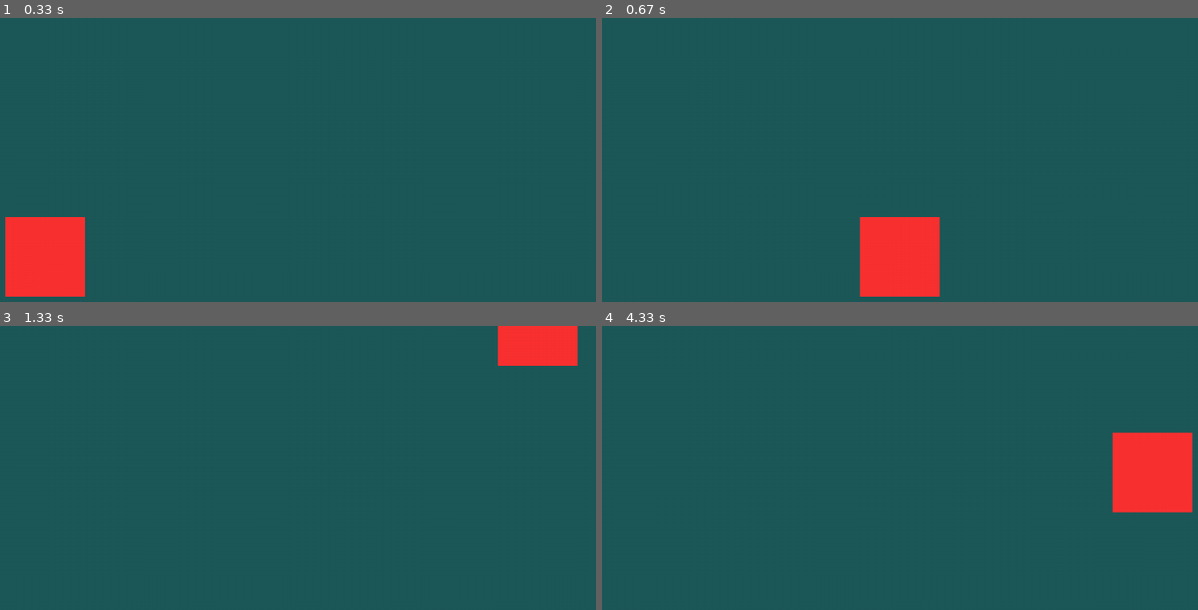
Above: before the commit, frames 1-4 (two rows, left to right).
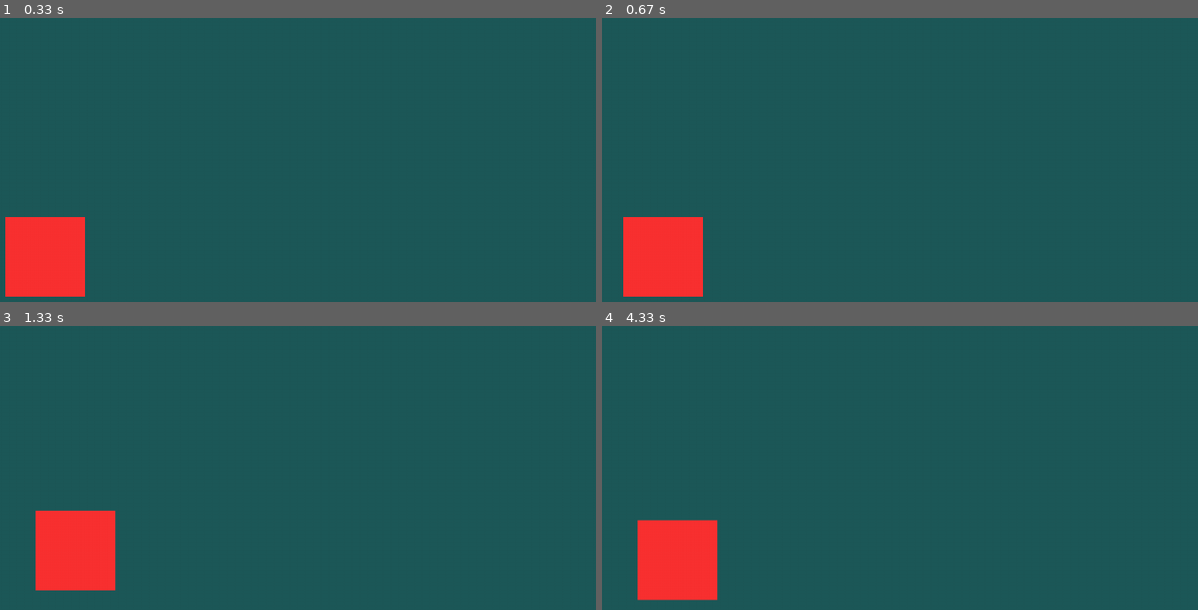
Above: after the commit, the same moments.

Repository: PavelAltynnikov/pygame-controls
Game: pygame game, started from main.py
Two runs of this game, one before a commit and one after it. Both use one fixed random seed, a clock stepped at 60 frames per second and the inputs below.
Inputs:
- Up to frame 1 (0.33 s): no input
- Up to frame 2 (0.67 s): hold Right from 0.33 s (still down)
- Up to frame 3 (1.33 s): release Right at 0.8 s; hold Up 0.83-1.13 s; hold Right from 1.17 s (still down)
- Up to frame 4 (4.33 s): release Right at 1.63 s; hold Left 1.67-2.2 s; hold Down 2.23-2.53 s; hold Left 2.57-2.97 s; hold Up 3-3.37 s; hold Right 3.4-4.03 s; hold Down from 4.07 s (still down)

Frame 1 is identical in both runs. In frame 2, 7.5% of the frame differs, in the area x 3-57%, y 70-99%; in frame 3, 5.7%; in frame 4, 7.7%, in the area x 5-100%, y 37-97%.

Commit message:
move user movings to own function

Diff:
--- a/main.py
+++ b/main.py
@@ -26,25 +26,41 @@
 
 
 def event_handler(rect, is_quit, events):
+
     for event in events:
-        # print(event.type)
         if is_quit(event):
             pygame.display.quit()
-        elif event.type == pygame.KEYDOWN:
-            if event.key == pygame.K_RIGHT:
-                rect.x += 1
-            elif event.key == pygame.K_LEFT:
-                rect.x -= 1
-            elif event.key == pygame.K_UP:
-                rect.y -= 1
-            elif event.key == pygame.K_DOWN:
-                rect.y += 1
+
+
+def user_moving():
+    keys = pygame.key.get_pressed()
+    if keys[pygame.K_RIGHT] and keys[pygame.K_UP]:
+        rect.x += 1
+        rect.y -= 1
+    elif keys[pygame.K_RIGHT] and keys[pygame.K_DOWN]:
+        rect.x += 1
+        rect.y += 1
+    elif keys[pygame.K_LEFT] and keys[pygame.K_UP]:
+        rect.x -= 1
+        rect.y -= 1
+    elif keys[pygame.K_LEFT] and keys[pygame.K_DOWN]:
+        rect.x -= 1
+        rect.y += 1
+    elif keys[pygame.K_RIGHT]:
+        rect.x += 1
+    elif keys[pygame.K_LEFT]:
+        rect.x -= 1
+    elif keys[pygame.K_UP]:
+        rect.y -= 1
+    elif keys[pygame.K_DOWN]:
+        rect.y += 1
 
 
 def show_window():
     while True:
         events = pygame.event.get()
         event_handler(rect, is_quit, events)
+        user_moving()
         screen.fill(GREEN_COLOR)
         screen.blit(surface, rect)
         pygame.display.update()
